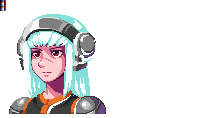
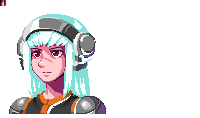
Revision of a layered 200 x 118 image; what changed, layer by layer:
painted on "crop to this and then save" over [0, 6, 6, 11]
